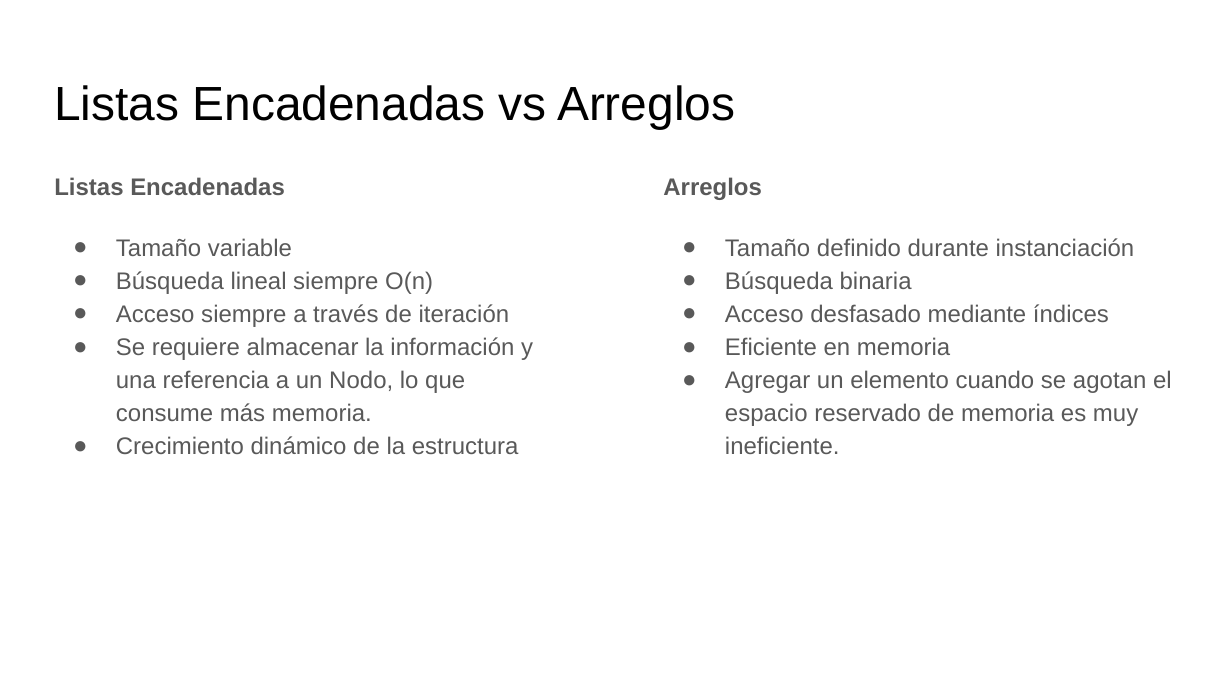
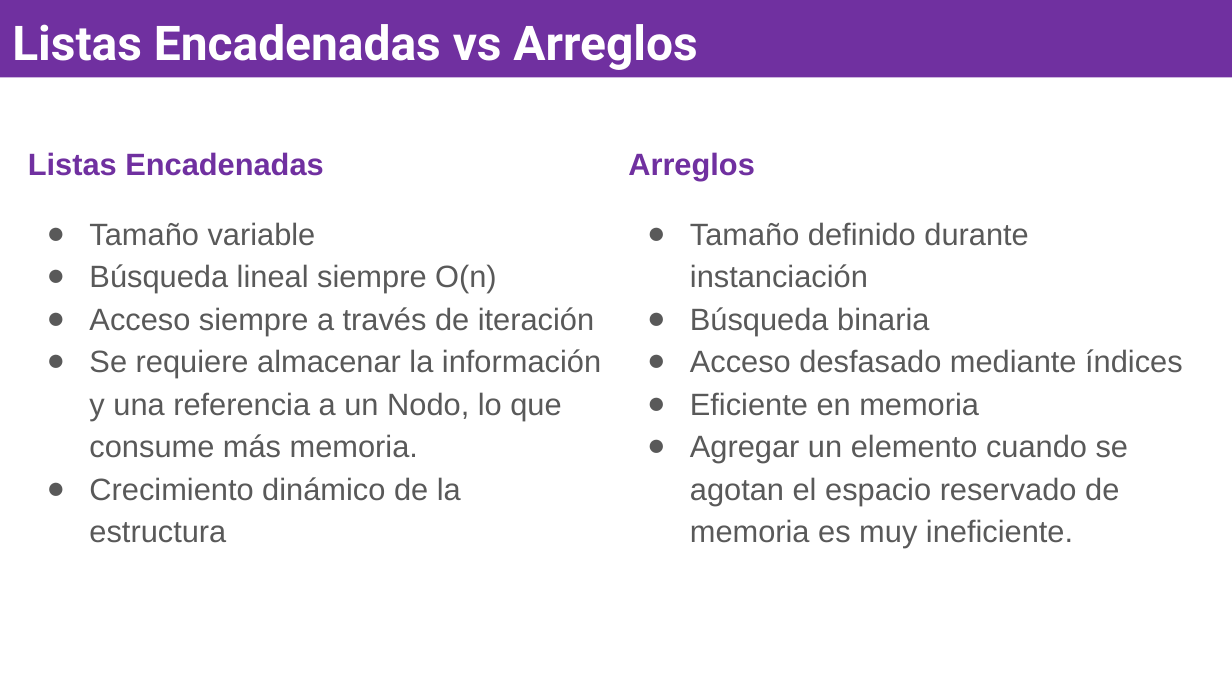
Before and after one commit to OMardil/INFO2, a slide deck: slide 11 of MOD11_Listas/01 Presentacion/INFO2_MOD11-Listas.pptx (slide 17 before the commit). Drawn at 1232x693 pixels with LibreOffice and Linux fonts; fonts in the diff are those of the drawing. Boxes give left, top, right and bottom in pixels: in the first picture for what was removed or moved away, otherwise in the second. Text is boxed around its words. In the diff, an @@ line names an element or a change of style, - is before the commit and + after.

```diff
--- a/MOD11_Listas/01 Presentacion/INFO2_MOD11-Listas.pptx
+++ b/MOD11_Listas/01 Presentacion/INFO2_MOD11-Listas.pptx
@@ title "Listas Encadenadas vs Arreglos": place and size @@
-title "Listas Encadenadas vs Arreglos" at bbox=[54, 85, 735, 129]
+title "Listas Encadenadas vs Arreglos" at bbox=[0, 0, 1232, 78]
@@ title "Listas Encadenadas vs Arreglos" at bbox=[0, 0, 1232, 78]: font Arial to Roboto, text colour #000000 to #FFFFFF, bold on; fill none to #7030A0 @@
@@ text "Listas Encadenadas": place and size @@
-text "Listas Encadenadas" at bbox=[54, 177, 533, 454]
+text "Listas Encadenadas" at bbox=[28, 152, 601, 543]
@@ text "Listas Encadenadas" at bbox=[28, 152, 601, 543]: size 14 to 18 pt; text colour #595959 to #7030A0 in "Listas Encadenadas" @@
@@ text "Arreglos": place and size @@
-text "Arreglos" at bbox=[663, 177, 1172, 454]
+text "Arreglos" at bbox=[628, 152, 1183, 548]
@@ text "Arreglos" at bbox=[628, 152, 1183, 548]: size 14 to 18 pt; text colour #595959 to #7030A0 in "Arreglos" @@
```
Also in this commit, not shown: 4 other slides changed, 5 slides added, 11 slides removed, 14 other files.
